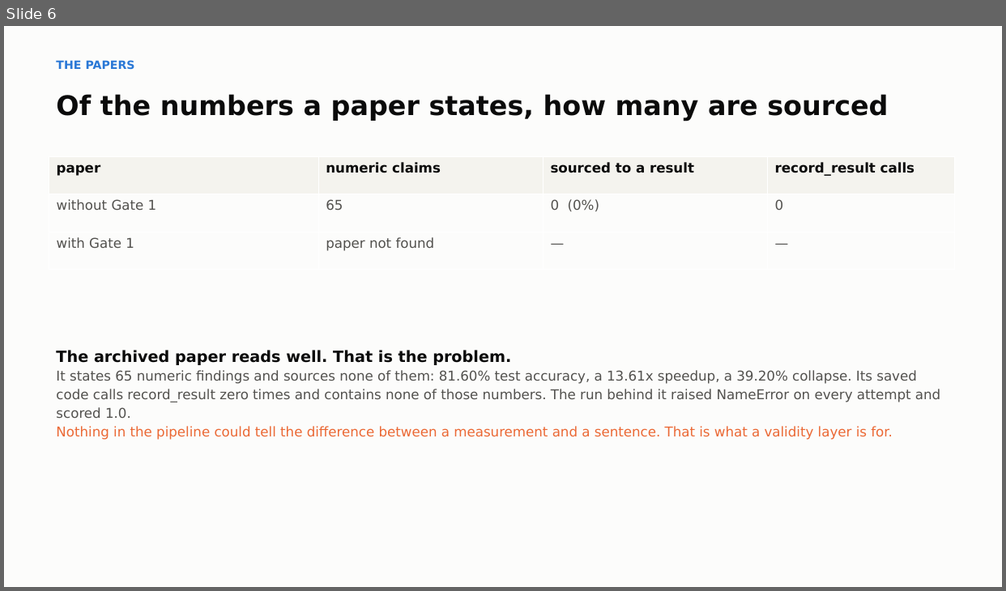
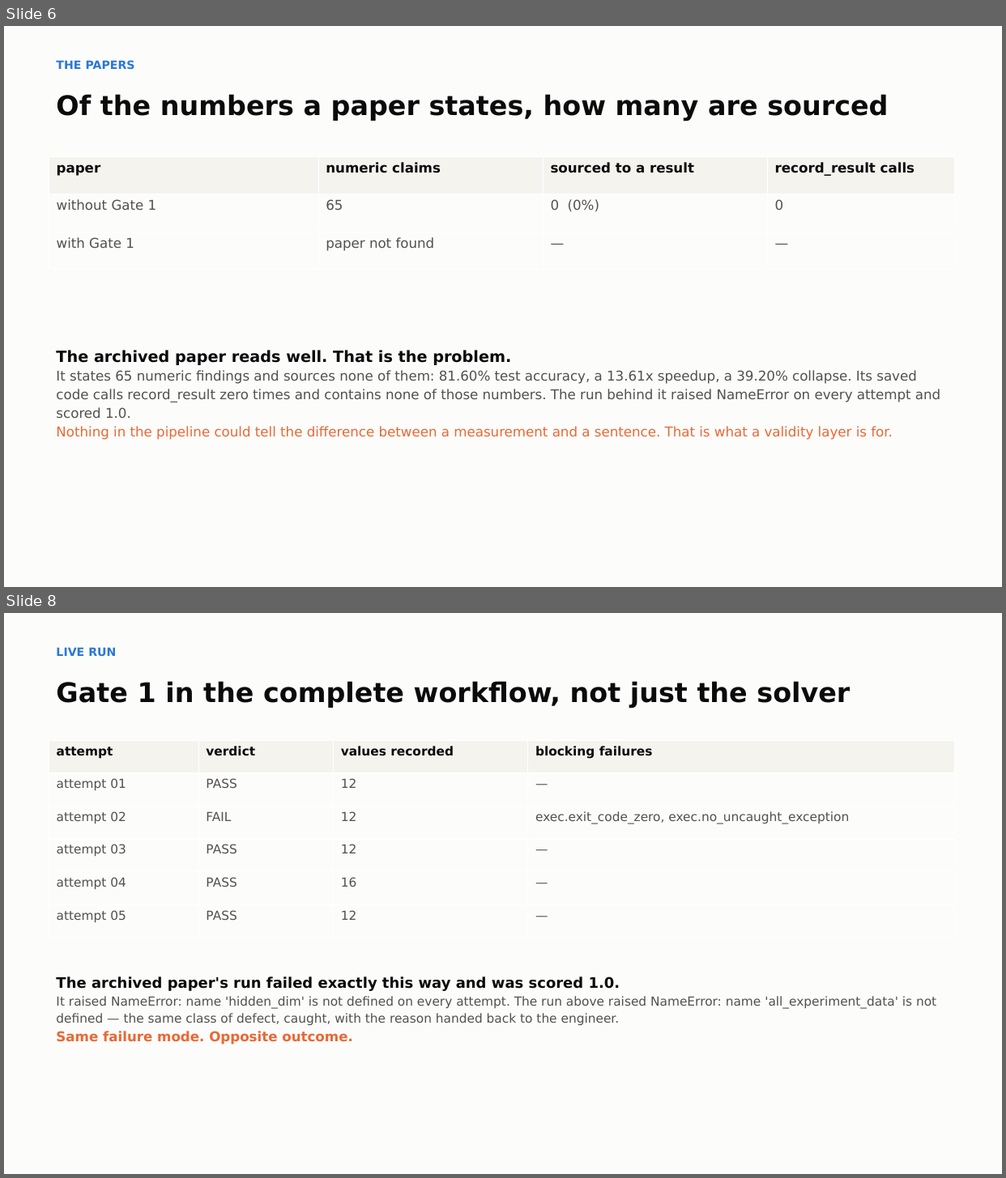
Before and after one commit to bananatruck/gates, a slide deck: reports/GATE1_DECK.pptx. Shown one above the other, each under a label of ours: slide 6 before the commit, slides 6 and 8 after it; the slides between them are not shown. The pictures are 1006x591 and 1006x1178 pixels, drawn with LibreOffice and Linux fonts; fonts in the diff are those of the drawing. Boxes give left, top, right and bottom in pixels: in the first picture for what was removed or moved away, otherwise in the second. Text is boxed around its words. In the diff, an @@ line names an element or a change of style, - is before the commit and + after.

```diff
--- a/reports/GATE1_DECK.pptx
+++ b/reports/GATE1_DECK.pptx
@@ slide 8 added at [4, 613, 1002, 1174], background #FCFCFB @@
@@ text added at [56, 647, 116, 656], 11 pt, text #2A78D6, bold @@
+LIVE RUN
@@ text added at [56, 681, 850, 708], 26 pt, text #0B0B0B, bold @@
+Gate 1 in the complete workflow, not just the solver
@@ table added at [49, 740, 955, 938], 6 rows, 4 columns @@
+attempt | verdict | values recorded | blocking failures
+attempt 01 | PASS | 12 | —
+attempt 02 | FAIL | 12 | exec.exit_code_zero, exec.no_uncaught_exception
+attempt 03 | PASS | 12 | —
+attempt 04 | PASS | 16 | —
+attempt 05 | PASS | 12 | —
@@ text added at [56, 977, 936, 1045], 12 pt, text #52514E @@
+The archived paper's run failed exactly this way and was scored 1.0.
+It raised NameError: name 'hidden_dim' is not defined on every attempt. The run above raised NameError: name 'all_experiment_data' is not defined — the same class of defect, caught, with the reason handed back to the engineer.
+Same failure mode. Opposite outcome.
```
Also in this commit, not shown: 5 slides changed, 2 other slides added, 13 slides removed, 6 other files.
